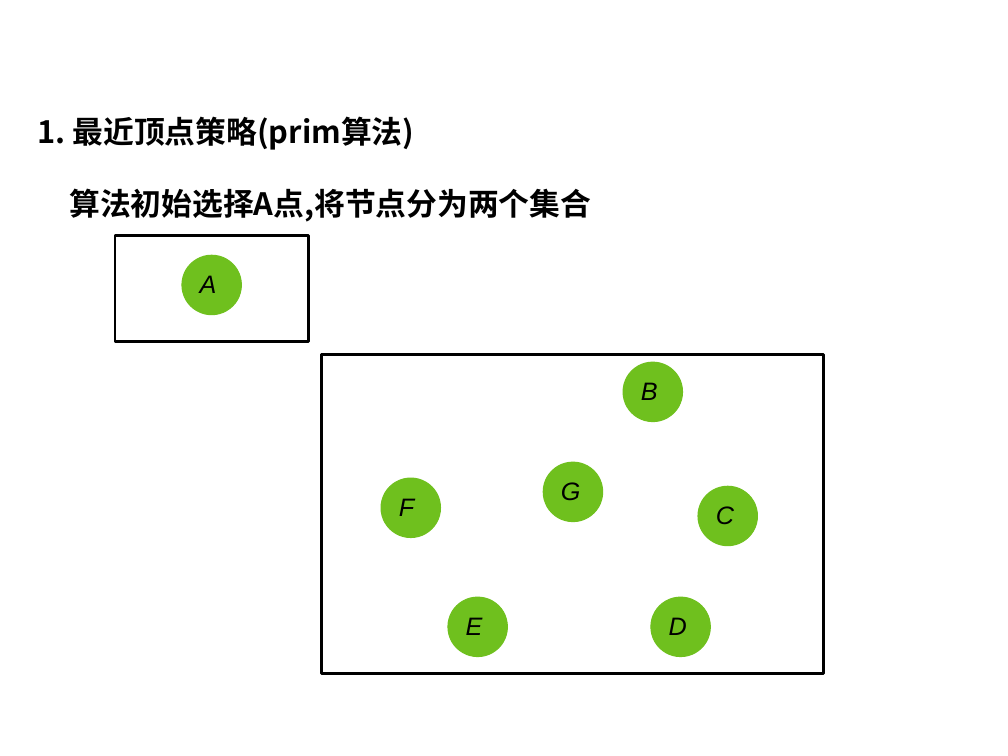
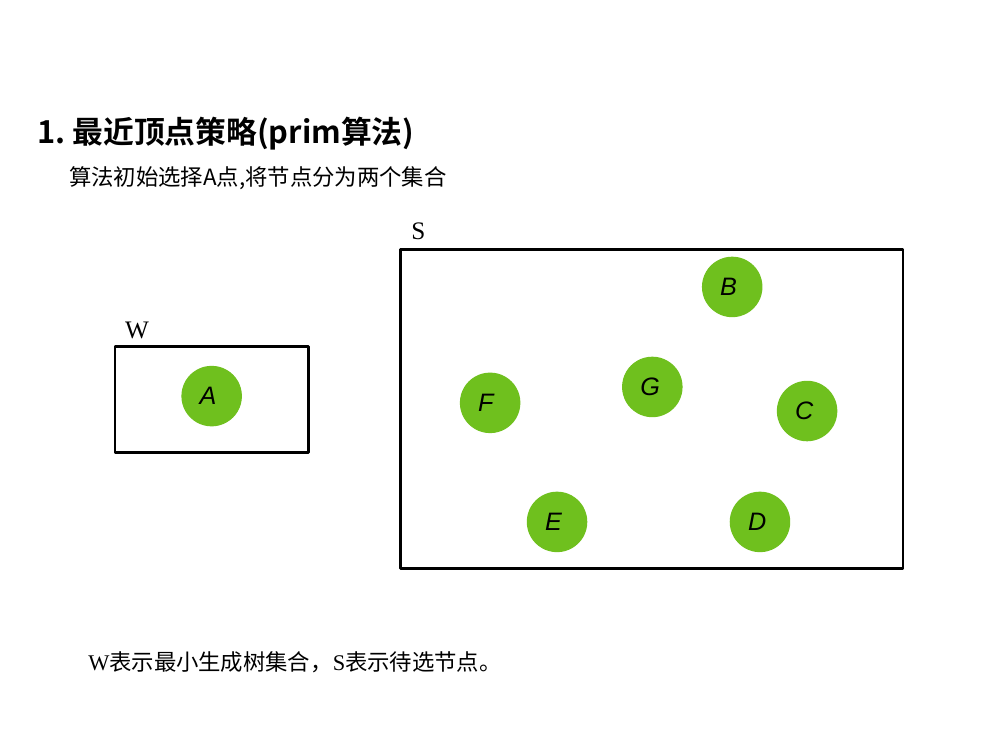
Before and after one commit to liutongling/DP, a slide deck: slide 43 of file/第4章 贪心法.pptx. Drawn at 1008x756 pixels with LibreOffice and Linux fonts; fonts in the diff are those of the drawing; background and template pictures are left out. Boxes give left, top, right and bottom in pixels: in the first picture for what was removed or moved away, otherwise in the second. Text is boxed around its words. In the diff, an @@ line names an element or a change of style, - is before the commit and + after.

Commit message:
添加prim算法的注释

```diff
--- a/file/第4章 贪心法.pptx
+++ b/file/第4章 贪心法.pptx
@@ text "算法初始选择A点,将节点分为两个集合": place and size @@
-text "算法初始选择A点,将节点分为两个集合" at <box>69,188,591,222</box>
+text "算法初始选择A点,将节点分为两个集合" at <box>69,166,446,189</box>
@@ text "算法初始选择A点,将节点分为两个集合" at <box>69,166,446,189</box>: size 22 to 16 pt, bold off @@
@@ text added at <box>411,222,425,240</box>, 18 pt, text #000000 @@
+S
@@ text added at <box>125,321,149,339</box>, 18 pt, text #000000 @@
+W
@@ 1 text, 1 ellipse, 1 rectangle: place and size @@
-1 text, 1 ellipse, 1 rectangle at <box>115,235,308,342</box>
+1 text, 1 ellipse, 1 rectangle at <box>115,347,308,454</box>
@@ 6 texts, 6 ellipses, 1 rectangle: place and size @@
-6 texts, 6 ellipses, 1 rectangle at <box>322,354,824,673</box>
+6 texts, 6 ellipses, 1 rectangle at <box>401,249,903,569</box>
@@ text added at <box>88,653,501,673</box>, 16 pt, text #000000 @@
+W表示最小生成树集合，S表示待选节点。
```
Also in this commit, not shown: 16 other slides changed, 1 other file.
